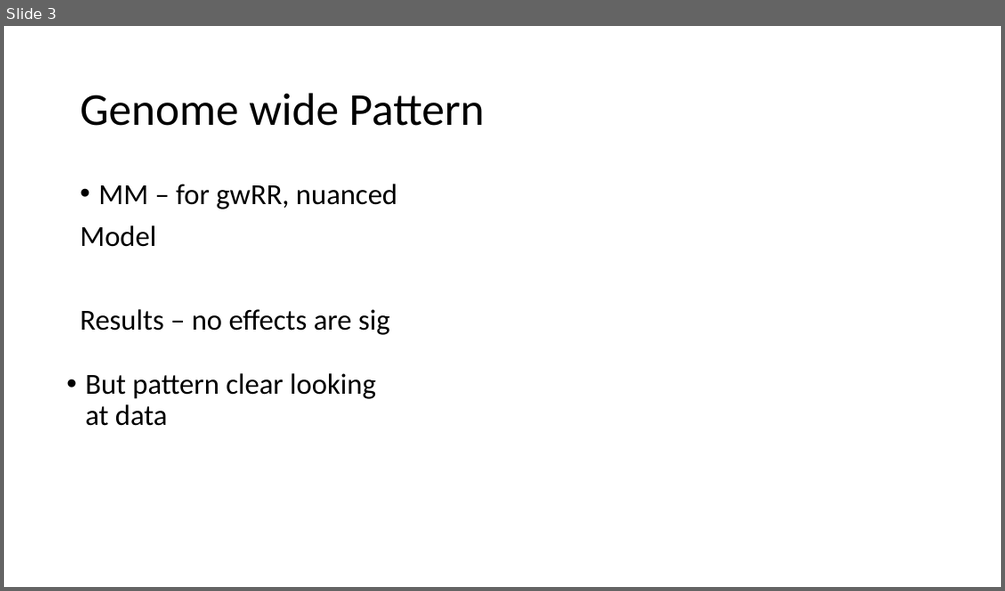
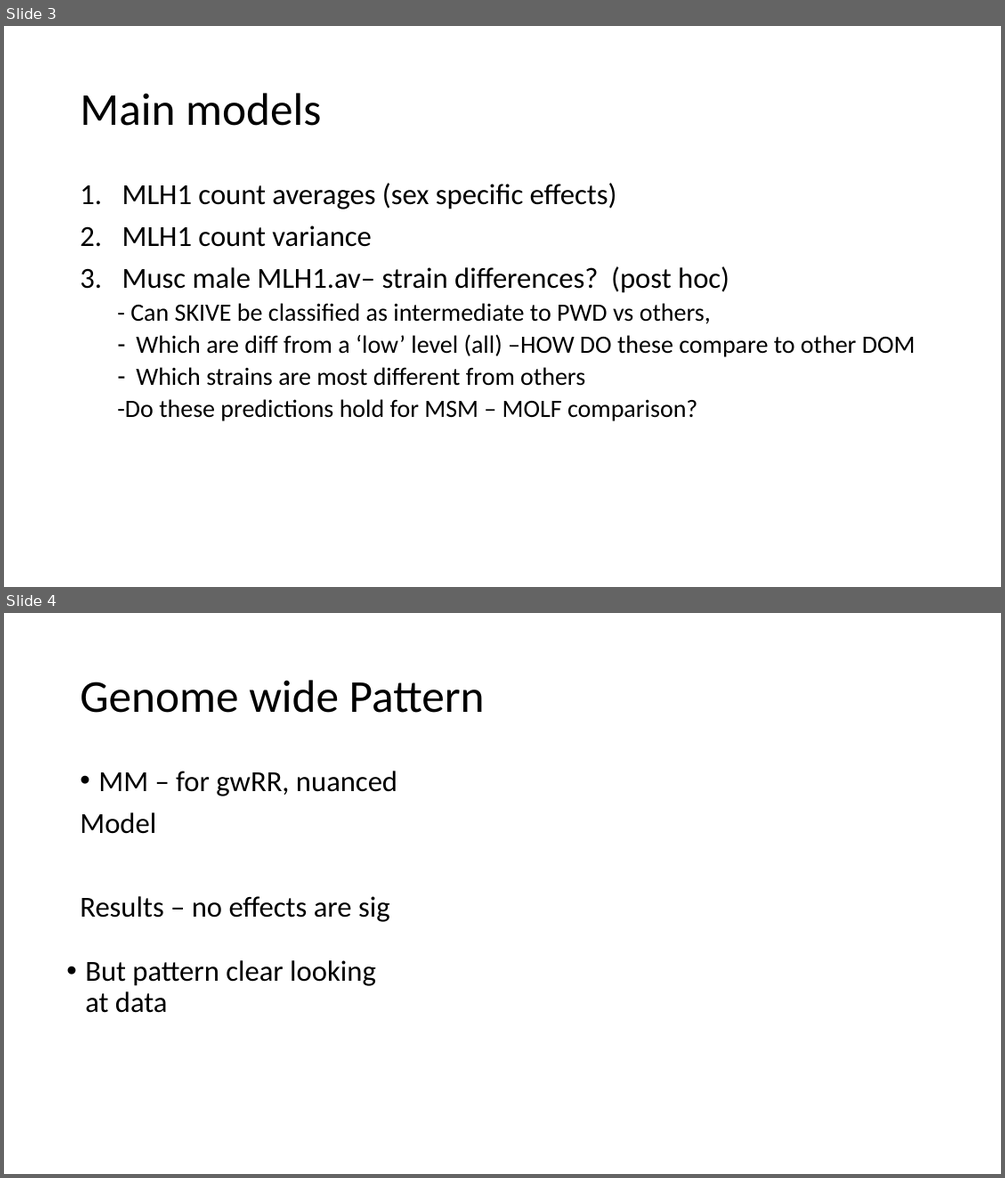
Before and after one commit to petersoapes/MLH1repo, a slide deck: AP_labMeeting_2.12.20.pptx. Shown one above the other, each under a label of ours: slide 3 before the commit, slides 3 and 4 after it. The pictures are 1005x591 and 1005x1178 pixels, drawn with LibreOffice and Linux fonts; fonts in the diff are those of the drawing. Boxes give left, top, right and bottom in pixels: in the first picture for what was removed or moved away, otherwise in the second. Text is boxed around its words. In the diff, an @@ line names an element or a change of style, - is before the commit and + after.

```diff
--- a/AP_labMeeting_2.12.20.pptx
+++ b/AP_labMeeting_2.12.20.pptx
@@ slide 3 added at [4, 26, 1001, 587], background #FFFFFF @@
@@ title added at [80, 93, 321, 126], 44 pt, text #000000 @@
+Main models
@@ text added at [117, 183, 915, 421], 24 pt, text #000000 @@
+1. MLH1 count averages (sex specific effects)
+2. MLH1 count variance
+3. Musc male MLH1.av– strain differences? (post hoc)
+  - Can SKIVE be classified as intermediate to PWD vs others,
+  – Which are diff from a ‘low’ level (all) –HOW DO these compare to other DOM
+  – Which strains are most different from others
+  -Do these predictions hold for MSM – MOLF comparison?
@@ what was slide 3 is now slide 4 @@
```
Also in this commit, not shown: 6 slides changed, 4 other slides added, 1 slide removed.
